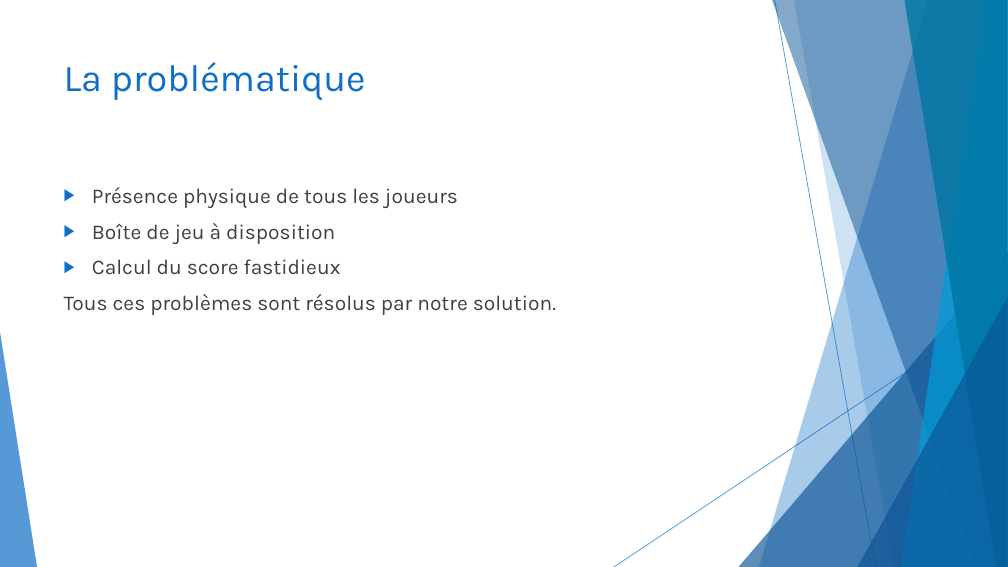
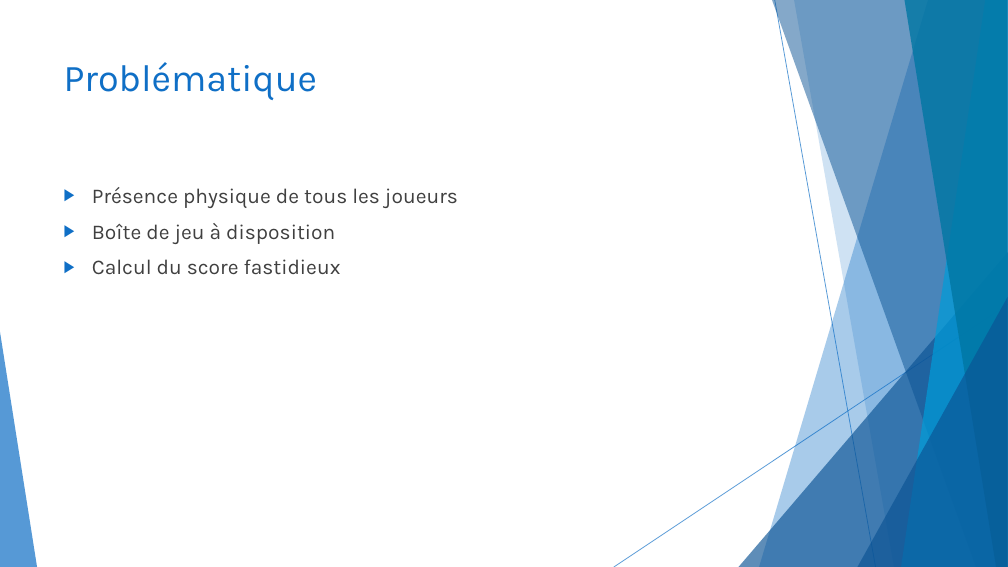
Before and after one commit to CeKonVeu/KingSkullClassicOnline, a slide deck: slide 4 of doc/King Skull Classic Online.pptx. Drawn at 1008x567 pixels with LibreOffice and Linux fonts; fonts in the diff are those of the drawing. Boxes give left, top, right and bottom in pixels: in the first picture for what was removed or moved away, otherwise in the second. Text is boxed around its words. In the diff, an @@ line names an element or a change of style, - is before the commit and + after.

```diff
--- a/doc/King Skull Classic Online.pptx
+++ b/doc/King Skull Classic Online.pptx
@@ title at [64,62,317,100]: text changed @@
-La problématique
+Problématique
@@ text at [64,294,556,315]: paragraph removed @@
-Tous ces problèmes sont résolus par notre solution.
```
Also in this commit, not shown: 8 other slides changed, 2 slides added, 1 slide removed.
